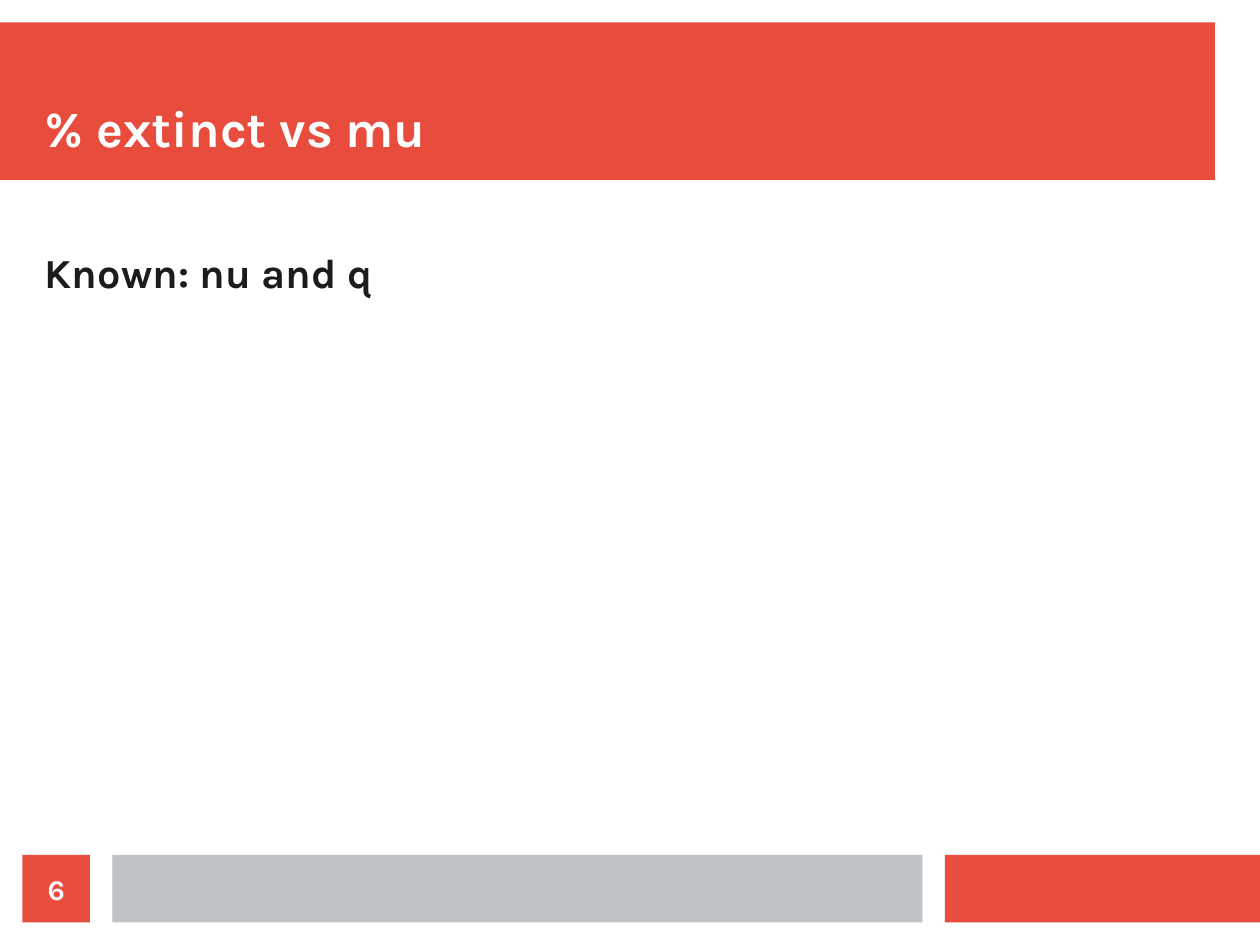
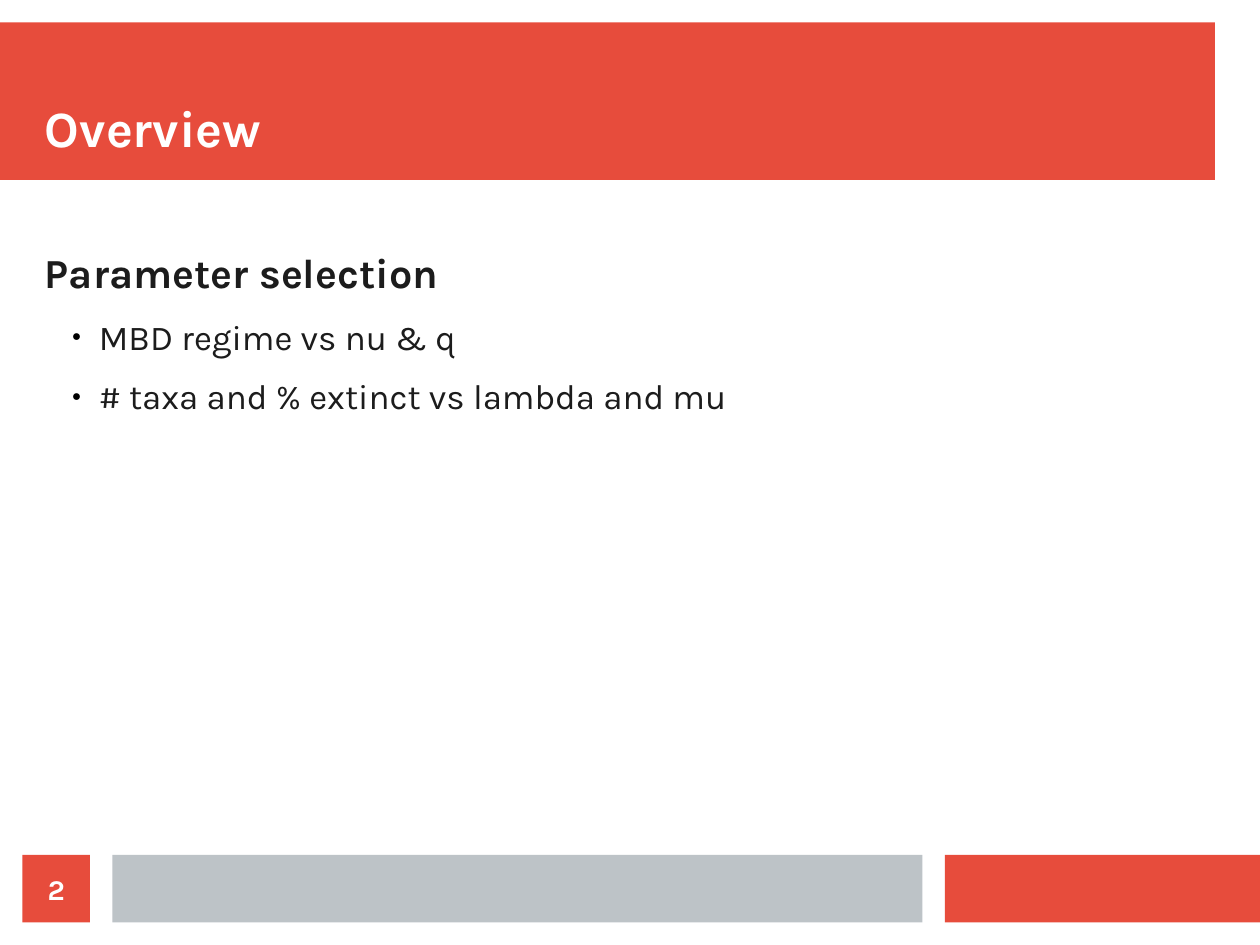
Before and after one commit to richelbilderbeek/razzo, a slide deck: slide 2 of doc/choices.odp (slide 6 before the commit). Drawn at 1260x945 pixels with LibreOffice and Linux fonts; fonts in the diff are those of the drawing. Boxes give left, top, right and bottom in pixels: in the first picture for what was removed or moved away, otherwise in the second. Text is boxed around its words. In the diff, an @@ line names an element or a change of style, - is before the commit and + after.

```diff
--- a/doc/choices.odp
+++ b/doc/choices.odp
@@ title at bbox=[45, 111, 261, 148]: text changed @@
-% extinct vs mu
+Overview
@@ text at bbox=[45, 258, 726, 410]: text changed; size 26 to 22 pt; bold off @@
-Known: nu and q
+Parameter selection
+  ● MBD regime vs nu & q
+  ● # taxa and % extinct vs lambda and mu
@@ page number at bbox=[48, 881, 65, 900]: text changed @@
-6
+2
```
Also in this commit, not shown: 3 other slides changed, 2 slides added, 1 slide removed.
